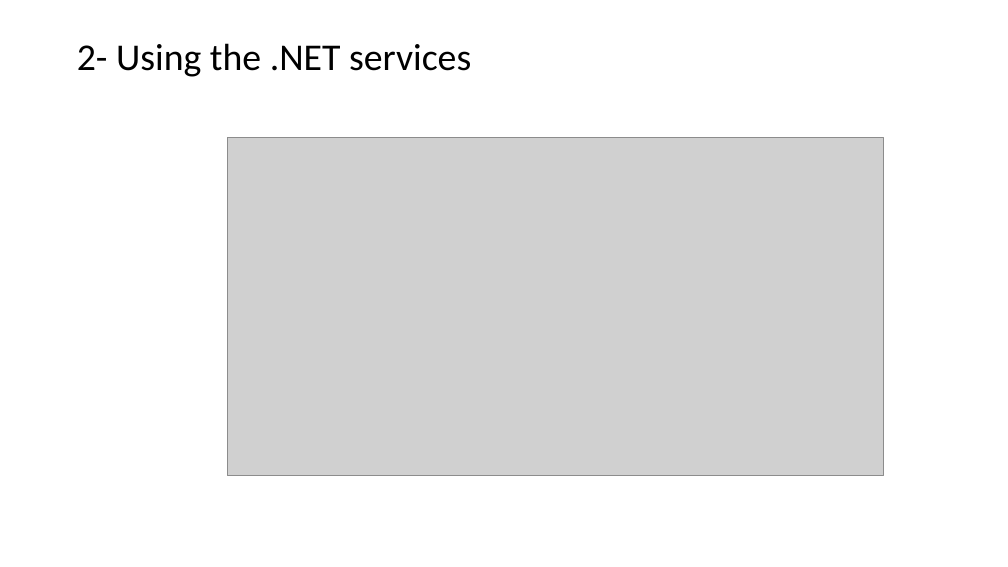
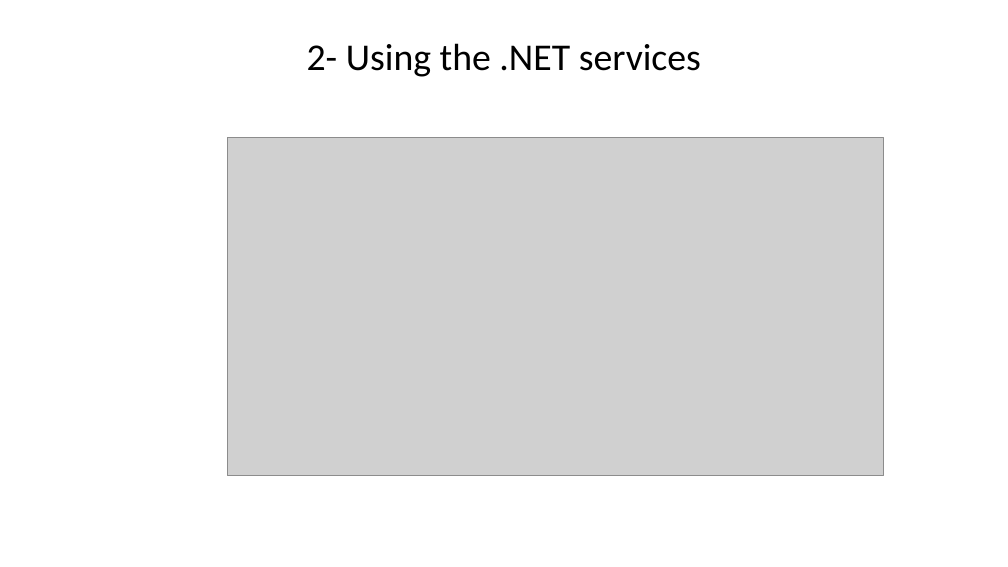
Before and after one commit to DHI/DomainServicesCourse, a slide deck: slide 43 of Presentations/DS-course-1-introduction.pptx (slide 41 before the commit). Drawn at 1008x567 pixels with LibreOffice and Linux fonts; fonts in the diff are those of the drawing; grey boxes stand for pictures. Boxes give left, top, right and bottom in pixels: in the first picture for what was removed or moved away, otherwise in the second. Text is boxed around its words. In the diff, an @@ line names an element or a change of style, - is before the commit and + after.

```diff
--- a/Presentations/DS-course-1-introduction.pptx
+++ b/Presentations/DS-course-1-introduction.pptx
@@ title "2- Using the .NET services" at [307, 43, 701, 77]: alignment left to centre @@
```
Also in this commit, not shown: 12 other slides changed, 3 slides added, 1 slide removed, 4 other files.
